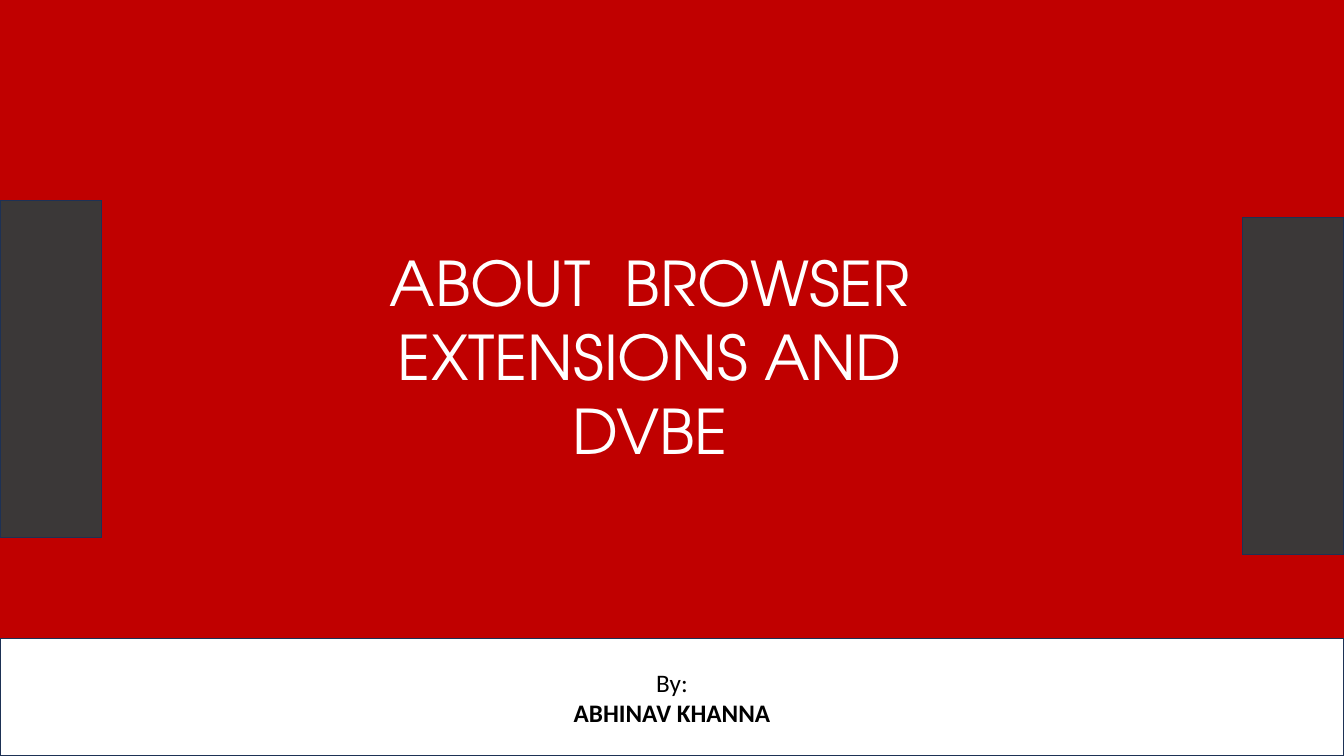
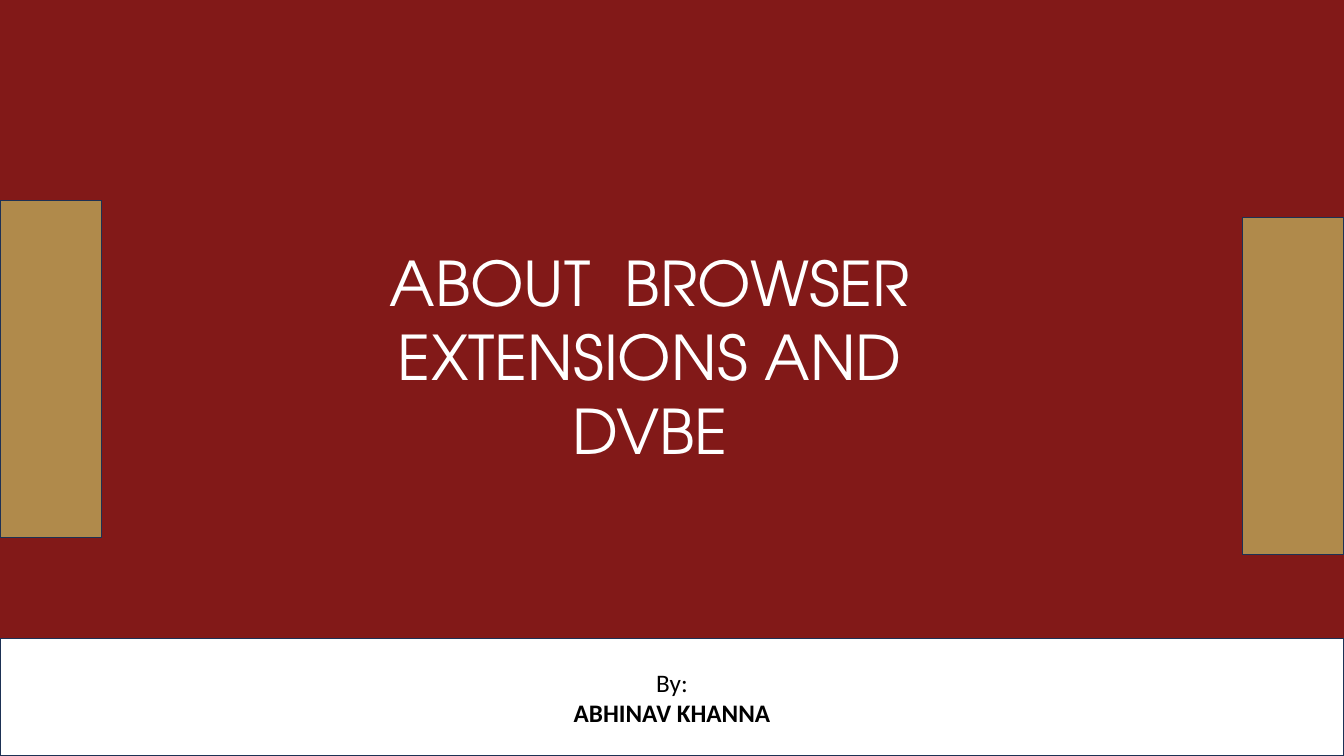
Before and after one commit to infosecak/DVBE, a slide deck: slide 1 of About.pptx. Drawn at 1344x756 pixels with LibreOffice and Linux fonts; fonts in the diff are those of the drawing. Boxes give left, top, right and bottom in pixels: in the first picture for what was removed or moved away, otherwise in the second. Text is boxed around its words. In the diff, an @@ line names an element or a change of style, - is before the commit and + after.

```diff
--- a/About.pptx
+++ b/About.pptx
@@ background #C00000 to #821918 @@
@@ rectangle at bbox=[0, 201, 102, 537]: fill #3B3838 to #B08A4B @@
@@ rectangle at bbox=[1243, 218, 1344, 555]: fill #3B3838 to #B08A4B @@
```
Also in this commit, not shown: 9 other slides changed.
